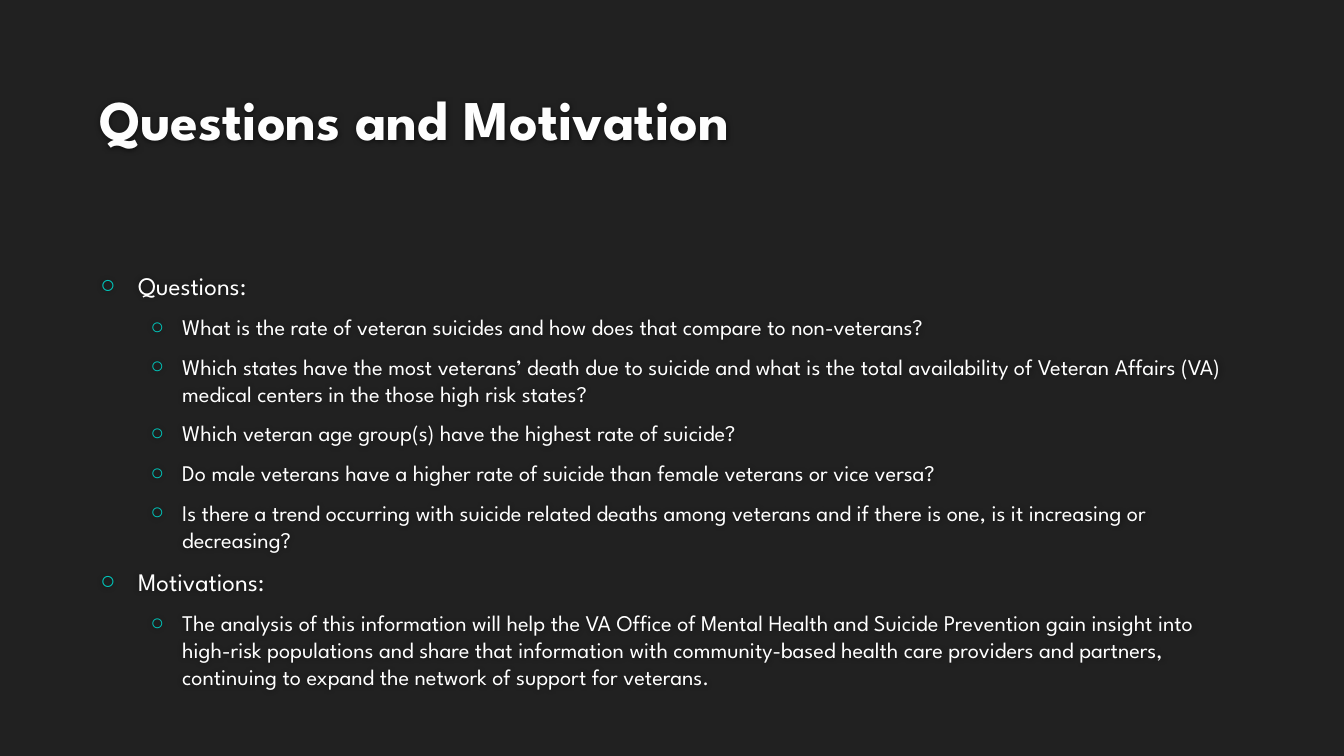
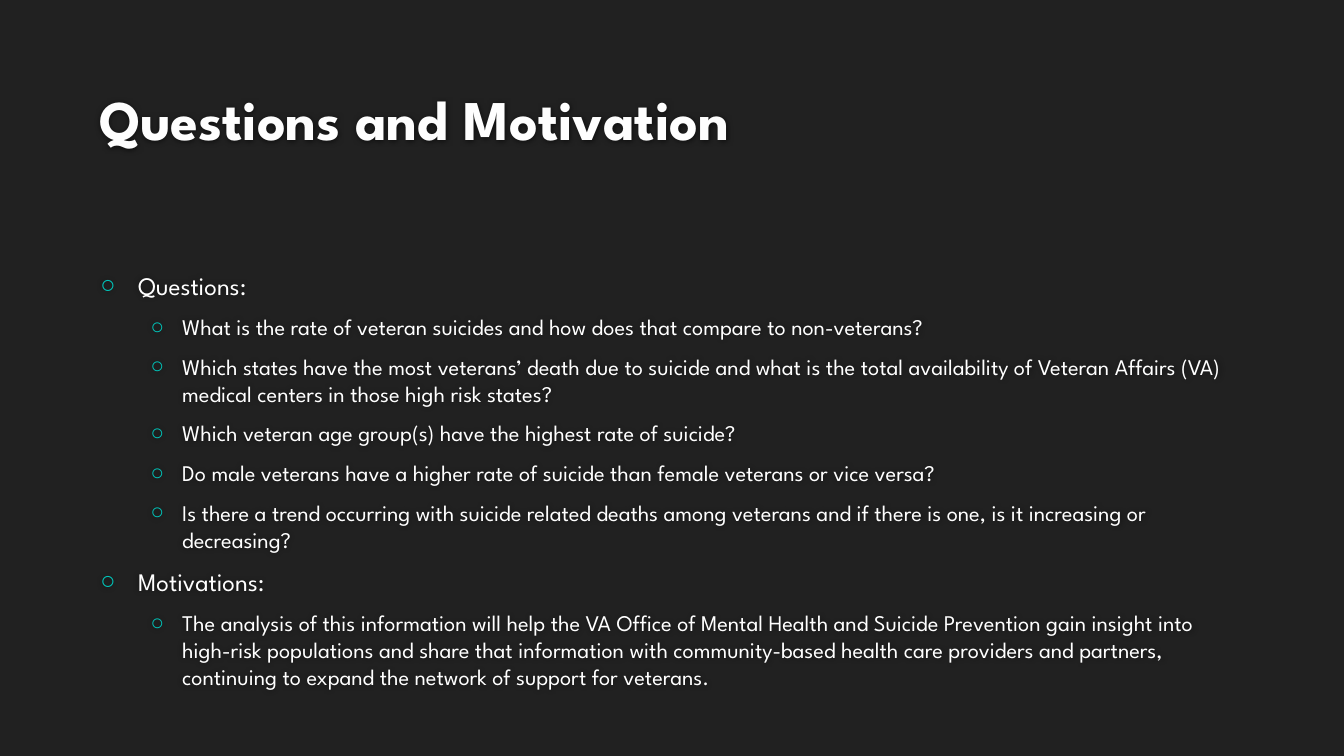
Before and after one commit to aksklar/Flying_Dynamo, a slide deck: slide 3 of Suicides Among Veterans in the United States.pptx. Drawn at 1344x756 pixels with LibreOffice and Linux fonts; fonts in the diff are those of the drawing; background and template pictures are left out. Boxes give left, top, right and bottom in pixels: in the first picture for what was removed or moved away, otherwise in the second. Text is boxed around its words. In the diff, an @@ line names an element or a change of style, - is before the commit and + after.

```diff
--- a/Suicides Among Veterans in the United States.pptx
+++ b/Suicides Among Veterans in the United States.pptx
@@ text at <box>182,359,1220,407</box>: text changed @@
-  ○ Which states have the most veterans’ death due to suicide and what is the total availability of Veteran Affairs (VA) medical centers in the those high risk states?
+  ○ Which states have the most veterans’ death due to suicide and what is the total availability of Veteran Affairs (VA) medical centers in those high risk states?
```
Also in this commit, not shown: 1 other slide changed, 3 other files.
